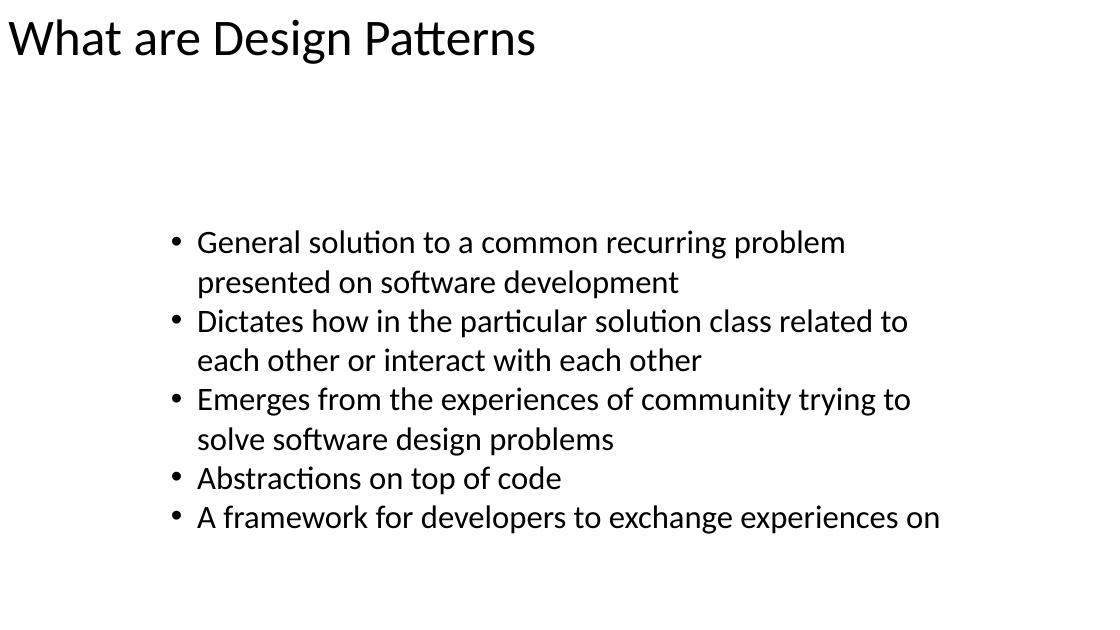
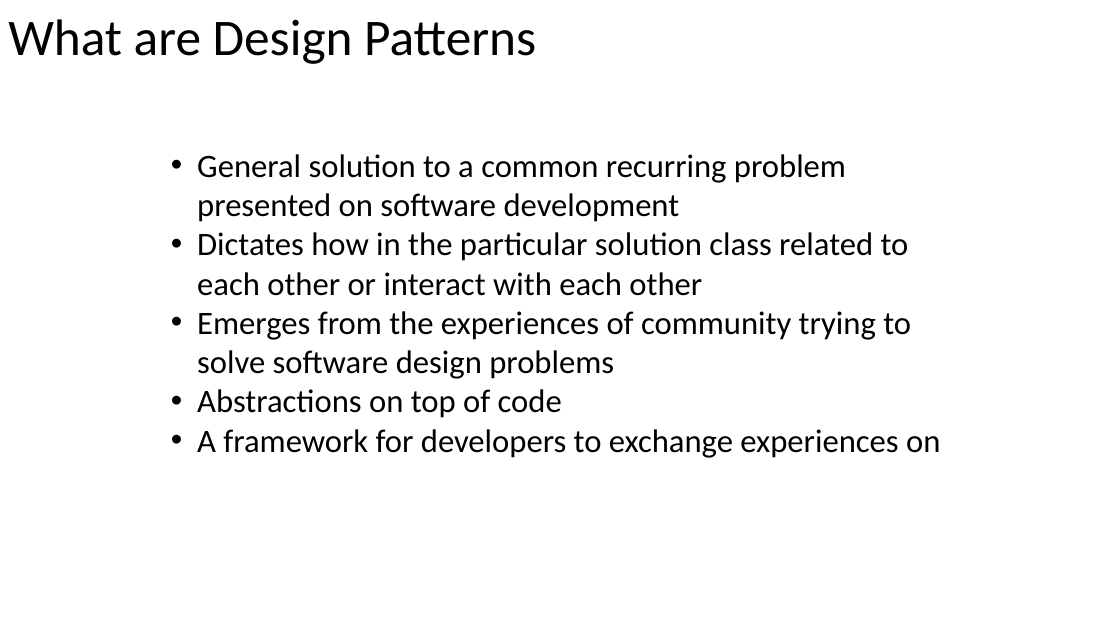
Before and after one commit to PlumpMath/DesignPatterns101, a slide deck: slide 4 of DesignPatterns101.pptx. Drawn at 1120x630 pixels with LibreOffice and Linux fonts; fonts in the diff are those of the drawing. Boxes give left, top, right and bottom in pixels: in the first picture for what was removed or moved away, otherwise in the second. Text is boxed around its words. In the diff, an @@ line names an element or a change of style, - is before the commit and + after.

```diff
--- a/DesignPatterns101.pptx
+++ b/DesignPatterns101.pptx
@@ text "General solution to a common ...": place and size @@
-text "General solution to a common ..." at box(197, 230, 940, 534)
+text "General solution to a common ..." at box(197, 154, 940, 458)
```
Also in this commit, not shown: 7 other slides changed, 14 slides added, 19 other files.
